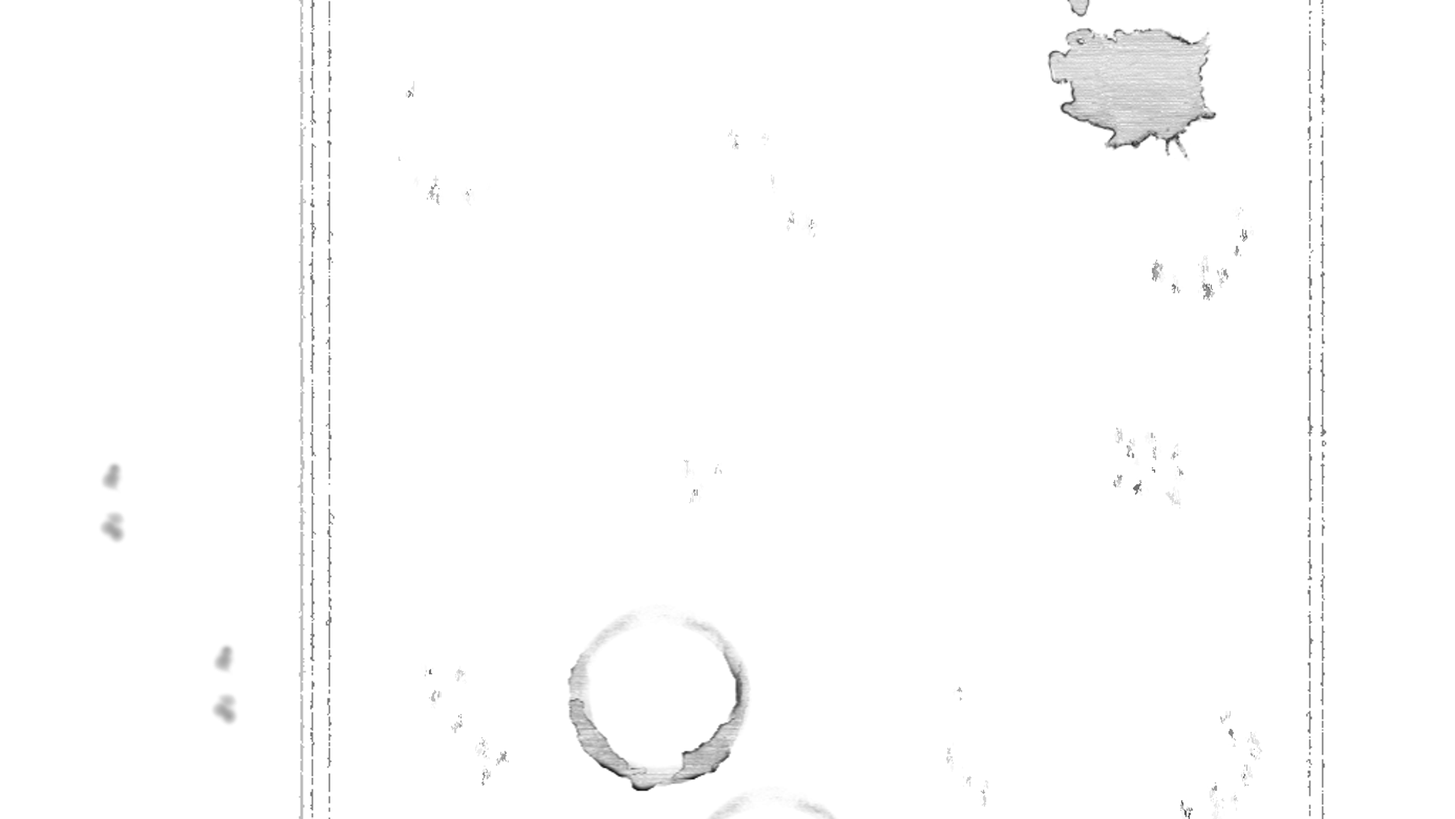
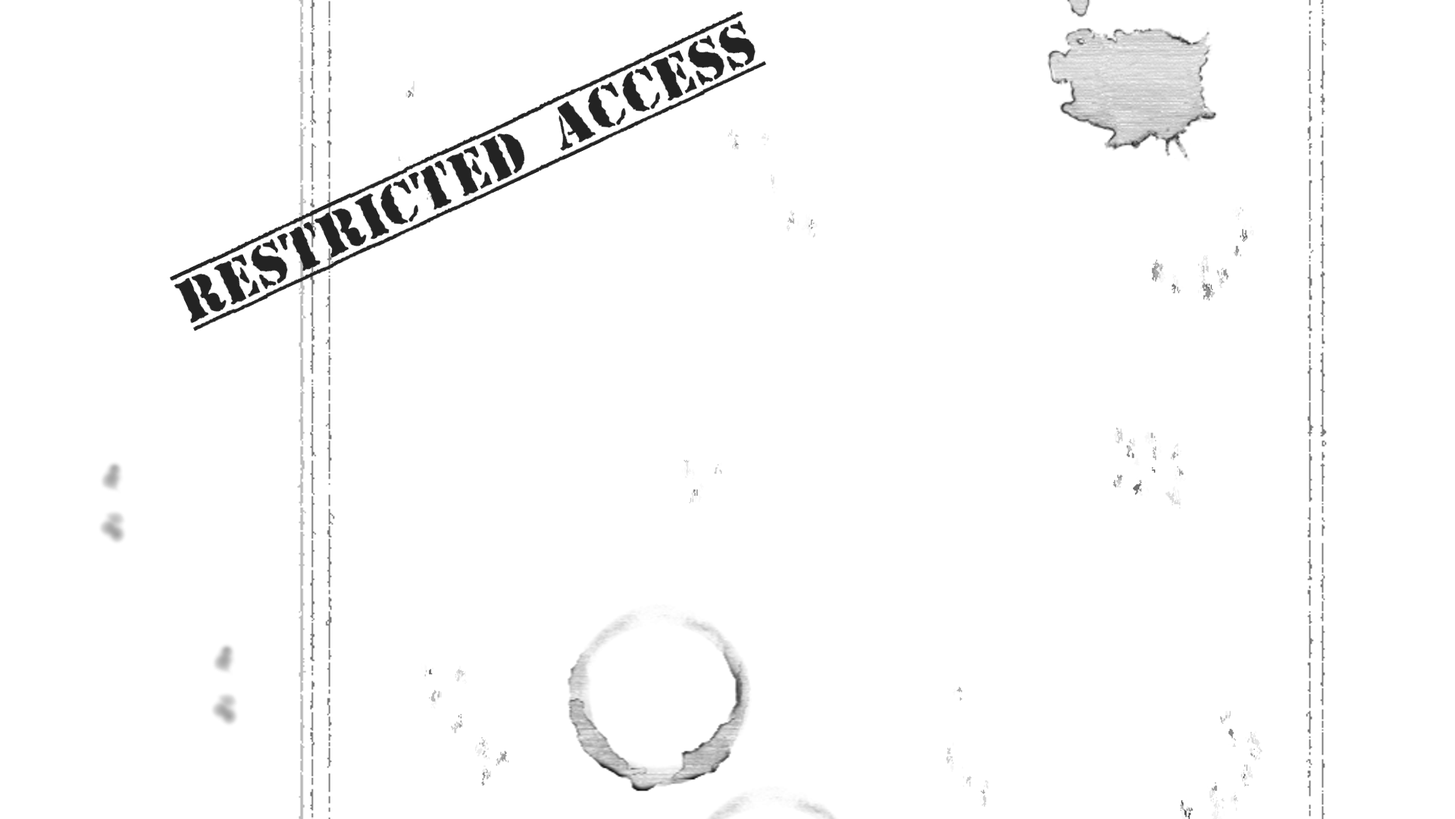
Layer changes from the first 1455px x 819px image to the second:
added layer "Restricted Access" above "Layer #4" over [169, 10, 768, 332]
